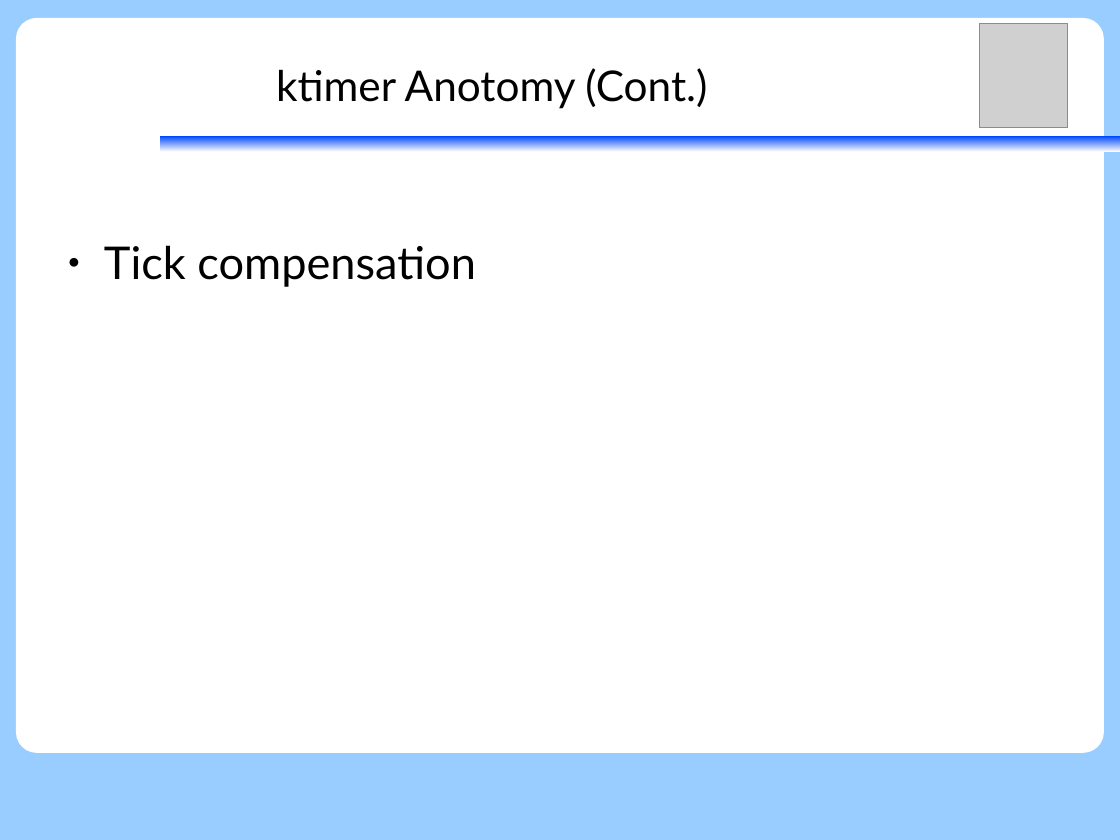
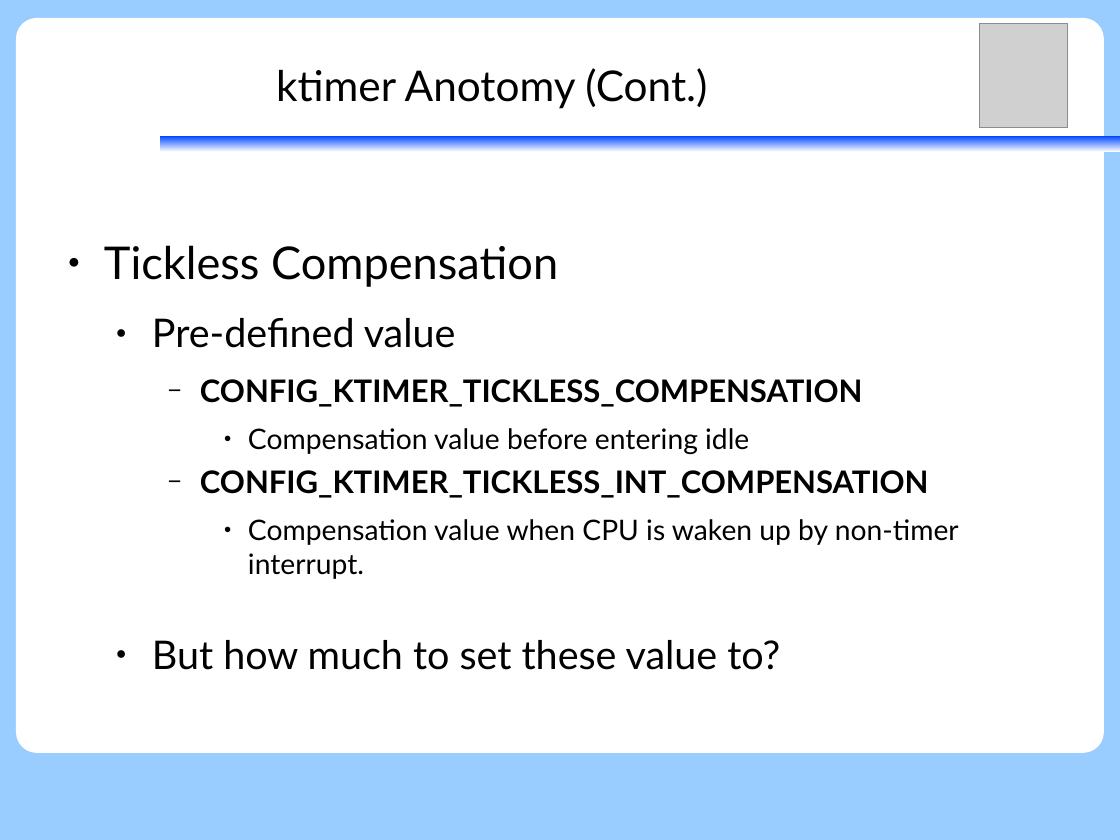
Before and after one commit to vh21/documents, a slide deck: slide 40 of ukernel/f9-microkernel-ktimer.odp (slide 38 before the commit). Drawn at 1120x840 pixels with LibreOffice and Linux fonts; fonts in the diff are those of the drawing; grey boxes stand for pictures. Boxes give left, top, right and bottom in pixels: in the first picture for what was removed or moved away, otherwise in the second. Text is boxed around its words. In the diff, an @@ line names an element or a change of style, - is before the commit and + after.

Commit message:
ukernel: f9kernel: update ktimer

```diff
--- a/ukernel/f9-microkernel-ktimer.odp
+++ b/ukernel/f9-microkernel-ktimer.odp
@@ text at (x1=104, y1=245, x2=959, y2=670): text changed; size 32 to 20 pt @@
-● Tick compensation
+● Tickless Compensation
+  ● Pre-defined value
+    − CONFIG_KTIMER_TICKLESS_COMPENSATION
+      ● Compensation value before entering idle
+    − CONFIG_KTIMER_TICKLESS_INT_COMPENSATION
+      ● Compensation value when CPU is waken up by non-timer interrupt.
+  ● But how much to set these value to?
```
Also in this commit, not shown: 3 other slides changed, 5 slides added, 2 slides removed.
